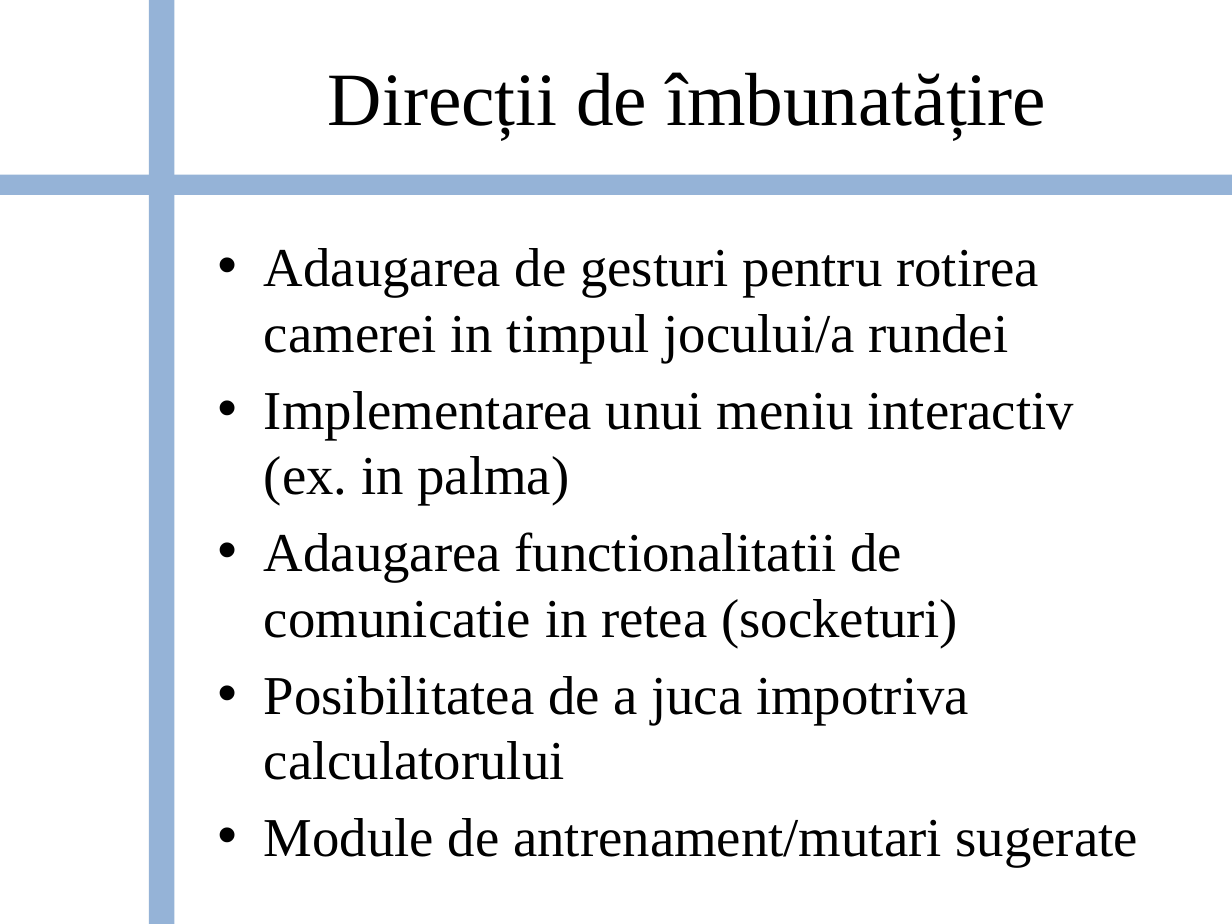
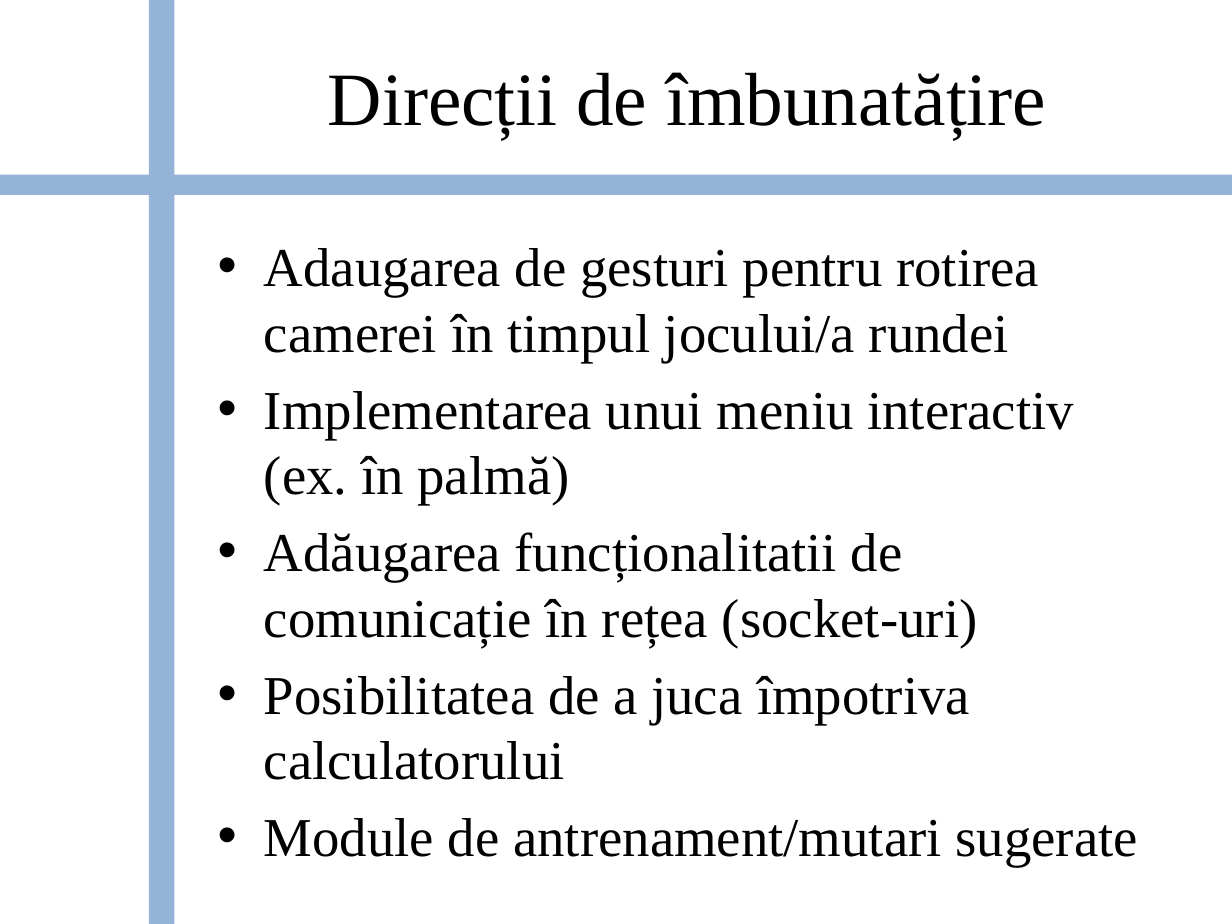
Before and after one commit to bogdanbalau/Unity_3D_Leap, a slide deck: slide 14 of Checkers_Unity_LeapMotion.pptx. Drawn at 1232x924 pixels with LibreOffice and Linux fonts; fonts in the diff are those of the drawing; background and template pictures are left out. Boxes give left, top, right and bottom in pixels: in the first picture for what was removed or moved away, otherwise in the second. Text is boxed around its words. In the diff, an @@ line names an element or a change of style, - is before the commit and + after.

```diff
--- a/Checkers_Unity_LeapMotion.pptx
+++ b/Checkers_Unity_LeapMotion.pptx
@@ text at bbox=[264, 248, 1074, 780]: text changed @@
-• Adaugarea de gesturi pentru rotirea camerei in timpul jocului/a rundei
-• Implementarea unui meniu interactiv (ex. in palma)
-• Adaugarea functionalitatii de comunicatie in retea (socketuri)
-• Posibilitatea de a juca impotriva calculatorului
+• Adaugarea de gesturi pentru rotirea camerei în timpul jocului/a rundei
+• Implementarea unui meniu interactiv (ex. în palmă)
+• Adăugarea funcționalitatii de comunicație în rețea (socket-uri)
+• Posibilitatea de a juca împotriva calculatorului
```
Also in this commit, not shown: 10 other slides changed, 1 slide added, 1 other file.
